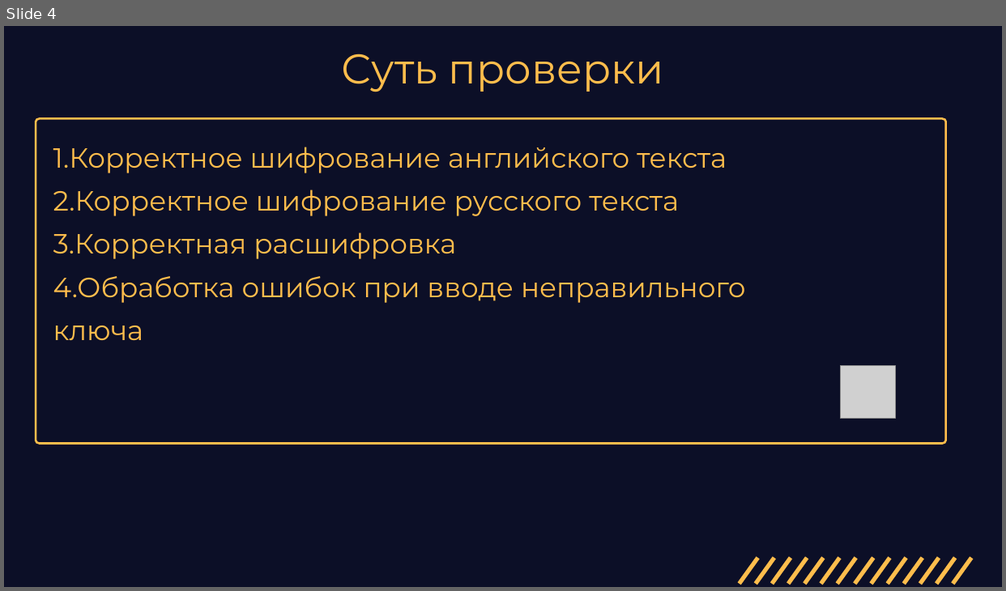
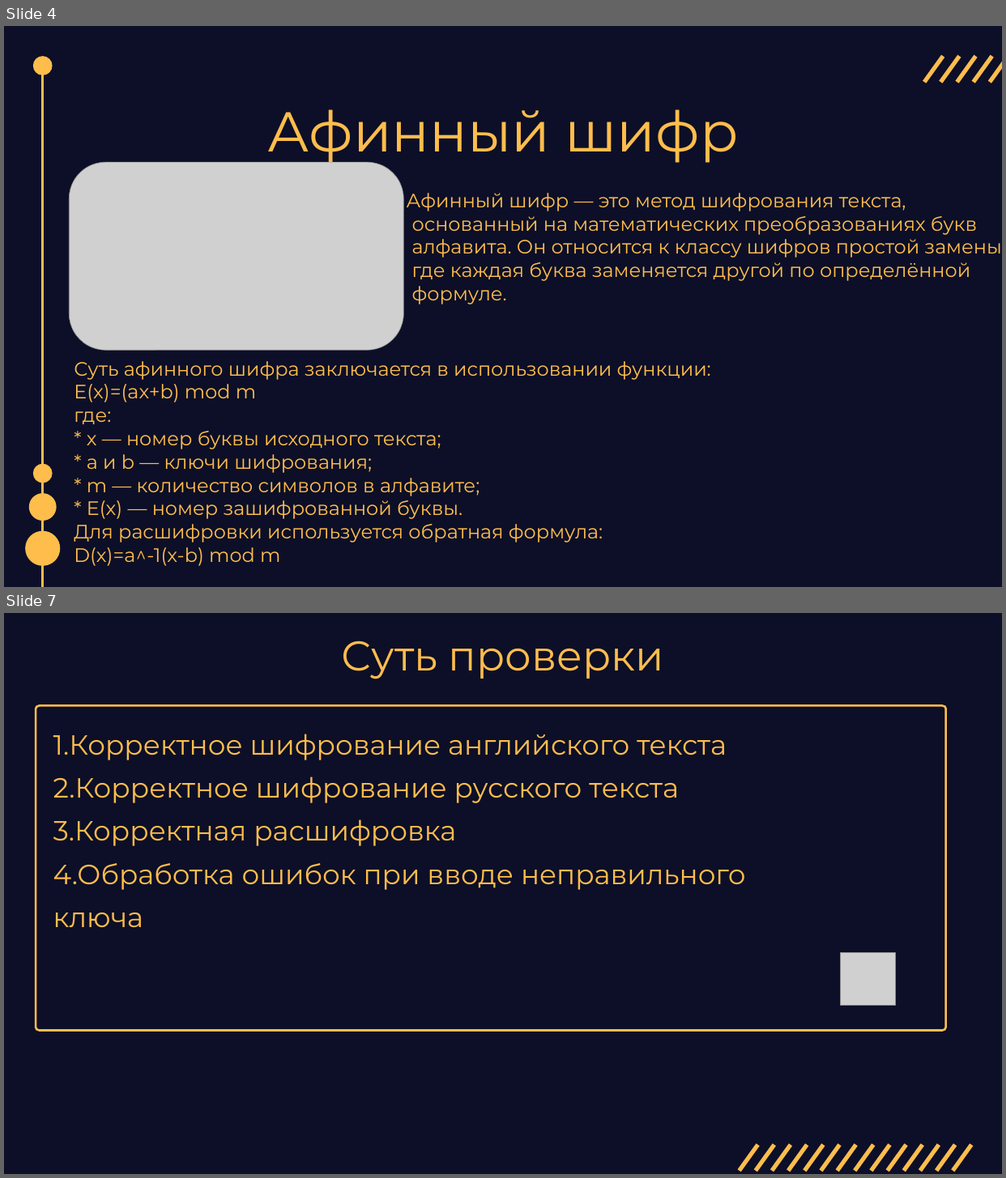
Before and after one commit to Samira13456/project1, a slide deck: pr11.pptx. Shown one above the other, each under a label of ours: slide 4 before the commit, slides 4 and 7 after it; the slides between them are not shown. The pictures are 1006x591 and 1006x1178 pixels, drawn with LibreOffice and Linux fonts; fonts in the diff are those of the drawing; grey boxes stand for pictures; background and template pictures are left out. Boxes give left, top, right and bottom in pixels: in the first picture for what was removed or moved away, otherwise in the second. Text is boxed around its words. In the diff, an @@ line names an element or a change of style, - is before the commit and + after.

```diff
--- a/pr11.pptx
+++ b/pr11.pptx
@@ slide 4 added at (4, 26, 1002, 587), background #0C0F27 @@
@@ freeform shape added at (33, 56, 53, 75), fill #FFBD4C @@
@@ line added from (43, 587) to (43, 66), #FFBD4C 3 pt @@
@@ group added at (924, 56, 1002, 82): 5 lines @@
@@ title added at (267, 109, 739, 165), 81 pt, text #FFBD4C @@
+Афинный шифр
@@ picture added at (69, 162, 403, 350) @@
@@ subtitle added at (407, 193, 1002, 305), 28 pt, text #FFBD4C @@
+Афинный шифр — это метод шифрования текста, основанный на математических преобразованиях букв алфавита. Он относится к классу шифров простой замены, где каждая буква заменяется другой по определённой формуле.
@@ text added at (74, 361, 711, 566), 28 pt, text #FFBD4C @@
+Суть афинного шифра заключается в использовании функции:
+E(x)=(ax+b) mod m
+где:
+* x — номер буквы исходного текста;
+* a и b — ключи шифрования;
+* m — количество символов в алфавите;
+* E(x) — номер зашифрованной буквы.
+Для расшифровки используется обратная формула:
+D(x)=a^-1(x-b) mod m
@@ freeform shape added at (33, 464, 53, 484), fill #FFBD4C @@
@@ freeform shape added at (29, 493, 57, 521), fill #FFBD4C @@
@@ freeform shape added at (25, 531, 61, 566), fill #FFBD4C @@
@@ what was slide 4 is now slide 7 @@
```
Also in this commit, not shown: 4 slides changed, 4 other slides added, 2 slides removed.
